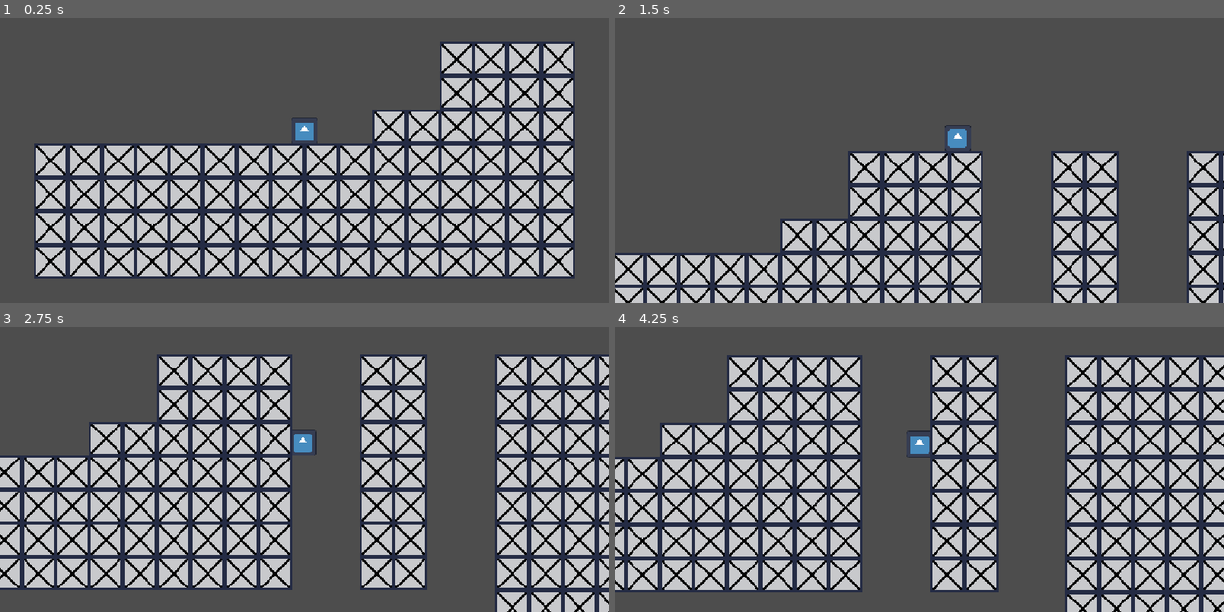
Above: before the commit, frames 1-4 (two rows, left to right).
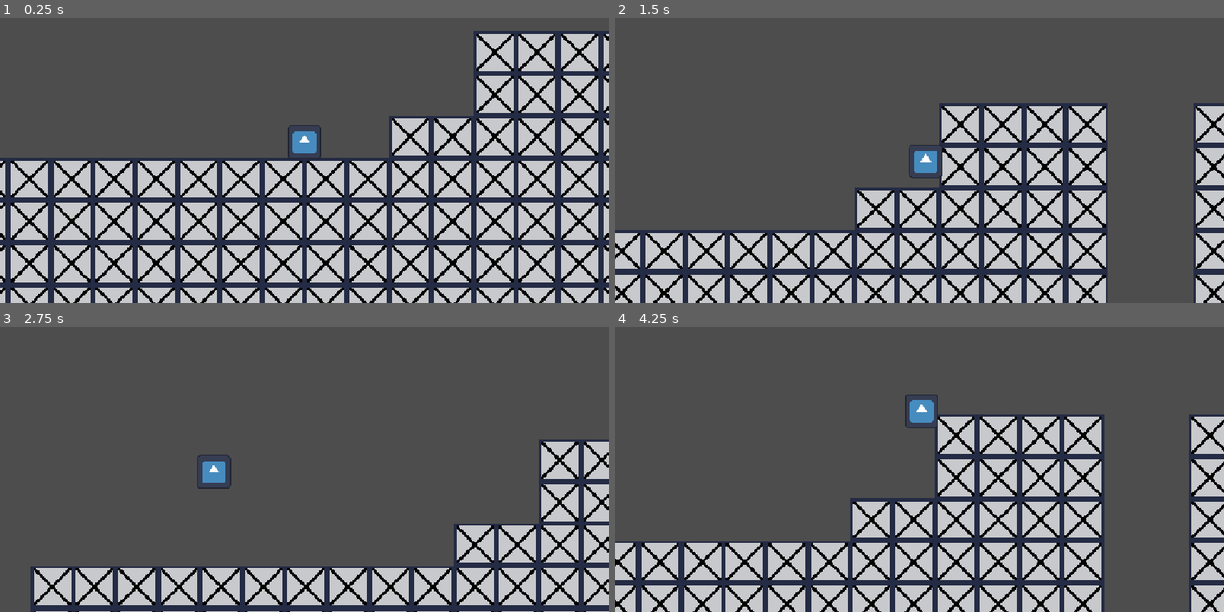
Above: after the commit, the same moments.

Repository: manninga-tech/Alex-M-Vinayak-A-Game-Project
Game: Godot game, scene res://scene/game.tscn
The game is run twice, just before and just after one commit, with the same random seed, the same clock (stepped at 60 frames per second) and the same inputs. The engine's default icon, where the game draws it, is replaced by a stand-in: a white triangle on a blue panel in a dark square.
Inputs:
- Up to frame 1 (0.25 s): no input
- Up to frame 2 (1.5 s): tap Enter (ui_accept) at 0.5, 0.8, 1.35 s; hold Right (ui_right) from 0.53 s (still down); tap Shift (dash) at 0.6 s; tap W (Jump, bound only after the commit) at 0.77, 1.07 s
- Up to frame 3 (2.75 s): tap W (Jump, bound only after the commit) at 1.52, 1.55, 1.82, 2.1 s; release Right (ui_right) at 2.03 s; hold Left (ui_left) from 2.03 s (still down); tap Shift (dash) at 2.3 s
- Up to frame 4 (4.25 s): release Left (ui_left) at 2.78 s; hold Right (ui_right) from 2.78 s (still down); tap Shift (dash) at 2.85 s; tap W (Jump, bound only after the commit) at 3.02, 3.32, 3.77, 3.8, 4.07 s; tap Enter (ui_accept) at 3.05, 3.6 s

The runs differ from the first frame. In frame 1, 47% of the frame differs, in the area x 0-100%, y 4-100%; in frame 2, 32%; in frame 3, 60%; in frame 4, 68%, in the area x 0-100%, y 9-100%.

Commit message:
Reworked Player character

Diff:
--- a/new-game-project/project.godot
+++ b/new-game-project/project.godot
@@ -27,6 +27,24 @@
 "events": [Object(InputEventKey,"resource_local_to_scene":false,"resource_name":"","device":-1,"window_id":0,"alt_press …(195 unchanged characters)…
 ]
 }
+Left={
+"deadzone": 0.2,
+"events": [Object(InputEventKey,"resource_local_to_scene":false,"resource_name":"","device":-1,"window_id":0,"alt_pressed":false,"shift_pressed":false,"ctrl_pressed":false,"meta_pressed":false,"pressed":false,"keycode":0,"physical_keycode":4194319,"key_label":0,"unicode":0,"location":0,"echo":false,"script":null)
+, Object(InputEventKey,"resource_local_to_scene":false,"resource_name":"","device":-1,"window_id":0,"alt_pressed":false,"shift_pressed":false,"ctrl_pressed":false,"meta_pressed":false,"pressed":false,"keycode":0,"physical_keycode":65,"key_label":0,"unicode":97,"location":0,"echo":false,"script":null)
+]
+}
+Right={
+"deadzone": 0.2,
+"events": [Object(InputEventKey,"resource_local_to_scene":false,"resource_name":"","device":-1,"window_id":0,"alt_pressed":false,"shift_pressed":false,"ctrl_pressed":false,"meta_pressed":false,"pressed":false,"keycode":0,"physical_keycode":4194321,"key_label":0,"unicode":0,"location":0,"echo":false,"script":null)
+, Object(InputEventKey,"resource_local_to_scene":false,"resource_name":"","device":-1,"window_id":0,"alt_pressed":false,"shift_pressed":false,"ctrl_pressed":false,"meta_pressed":false,"pressed":false,"keycode":0,"physical_keycode":68,"key_label":0,"unicode":100,"location":0,"echo":false,"script":null)
+]
+}
+Jump={
+"deadzone": 0.2,
+"events": [Object(InputEventKey,"resource_local_to_scene":false,"resource_name":"","device":-1,"window_id":0,"alt_pressed":false,"shift_pressed":false,"ctrl_pressed":false,"meta_pressed":false,"pressed":false,"keycode":0,"physical_keycode":87,"key_label":0,"unicode":119,"location":0,"echo":false,"script":null)
+, Object(InputEventKey,"resource_local_to_scene":false,"resource_name":"","device":-1,"window_id":0,"alt_pressed":false,"shift_pressed":false,"ctrl_pressed":false,"meta_pressed":false,"pressed":false,"keycode":0,"physical_keycode":32,"key_label":0,"unicode":32,"location":0,"echo":false,"script":null)
+]
+}
 
 [physics]
 
--- a/new-game-project/scene/character_body_2d.tscn
+++ /dev/null
@@ -1,26 +0,0 @@
-[gd_scene format=3 uid="uid://1g72rhwn65p0"]
-
-[ext_resource type="Script" uid="uid://dtfwvgkai6iy5" path="res://scripts/character_body_2d.gd" id="1_qug0s"]
-[ext_resource type="Texture2D" uid="uid://4q335xxs2p" path="res://asset/icon.svg" id="2_gd05a"]
-
-[sub_resource type="CapsuleShape2D" id="CapsuleShape2D_nq2aw"]
-height = 24.0
-
-[node name="CharacterBody2D" type="CharacterBody2D" unique_id=336442291]
-script = ExtResource("1_qug0s")
-
-[node name="Sprite2D" type="Sprite2D" parent="." unique_id=1028043697]
-scale = Vector2(0.2, 0.2)
-texture = ExtResource("2_gd05a")
-
-[node name="CollisionShape2D" type="CollisionShape2D" parent="." unique_id=416577580]
-shape = SubResource("CapsuleShape2D_nq2aw")
-
-[node name="Dashtimer" type="Timer" parent="." unique_id=912522504]
-wait_time = 0.12
-
-[node name="CooldownDash" type="Timer" parent="." unique_id=1392009274]
-wait_time = 2.0
-
-[connection signal="timeout" from="Dashtimer" to="." method="_on_dashtimer_timeout"]
-[connection signal="timeout" from="CooldownDash" to="." method="_on_cooldown_dash_timeout"]
--- a/new-game-project/scene/game.tscn
+++ b/new-game-project/scene/game.tscn
@@ -1,15 +1,16 @@
 [gd_scene format=3 uid="uid://c6bpwcv75jjdp"]
 
-[ext_resource type="PackedScene" uid="uid://1g72rhwn65p0" path="res://scene/character_body_2d.tscn" id="1_5kiuu"]
+[ext_resource type="PackedScene" uid="uid://dp07sl4gefcbx" path="res://scene/Player.tscn" id="2_33cqm"]
 [ext_resource type="PackedScene" uid="uid://h1w45ueb2cp5" path="res://scene/level_test.tscn" id="2_dbls1"]
 
 [node name="Game" type="Node2D" unique_id=1655957711]
 
-[node name="CharacterBody2D" parent="." unique_id=336442291 instance=ExtResource("1_5kiuu")]
-position = Vector2(0, -8)
+[node name="Level_test" parent="." unique_id=1047081921 instance=ExtResource("2_dbls1")]
+position = Vector2(0, 8)
 
-[node name="Camera2D" type="Camera2D" parent="CharacterBody2D" unique_id=522802160]
-zoom = Vector2(2, 2)
+[node name="CharacterBody2D" parent="." unique_id=336442291 instance=ExtResource("2_33cqm")]
+position = Vector2(0, -19)
+
+[node name="Camera2D" type="Camera2D" parent="CharacterBody2D" unique_id=255475352]
+zoom = Vector2(2.5, 2.5)
 position_smoothing_enabled = true
-
-[node name="Level_test" parent="." unique_id=1047081921 instance=ExtResource("2_dbls1")]
--- /dev/null
+++ b/new-game-project/scene/player.tscn
@@ -0,0 +1,33 @@
+[gd_scene format=3 uid="uid://dp07sl4gefcbx"]
+
+[ext_resource type="Script" uid="uid://dyinut40ngu8w" path="res://scripts/player.gd" id="1_hjaqi"]
+[ext_resource type="Texture2D" uid="uid://4q335xxs2p" path="res://asset/icon.svg" id="2_fvtld"]
+
+[sub_resource type="CapsuleShape2D" id="CapsuleShape2D_nq2aw"]
+height = 24.0
+
+[node name="CharacterBody2D" type="CharacterBody2D" unique_id=336442291]
+script = ExtResource("1_hjaqi")
+
+[node name="Sprite2D" type="Sprite2D" parent="." unique_id=1028043697]
+scale = Vector2(0.2, 0.2)
+texture = ExtResource("2_fvtld")
+
+[node name="CollisionShape2D" type="CollisionShape2D" parent="." unique_id=416577580]
+shape = SubResource("CapsuleShape2D_nq2aw")
+
+[node name="DashDurationTimer" type="Timer" parent="." unique_id=912522504]
+wait_time = 0.15
+one_shot = true
+
+[node name="CooldownDash" type="Timer" parent="." unique_id=1392009274]
+wait_time = 2.0
+one_shot = true
+
+[node name="DashEffectTimer" type="Timer" parent="." unique_id=409331132]
+wait_time = 0.1
+
+[connection signal="timeout" from="DashDurationTimer" to="." method="_on_dash_duration_timer_timeout"]
+[connection signal="timeout" from="DashDurationTimer" to="." method="_on_dashtimer_timeout"]
+[connection signal="timeout" from="CooldownDash" to="." method="_on_cooldown_dash_timeout"]
+[connection signal="timeout" from="DashEffectTimer" to="." method="_on_dash_effect_timer_timeout"]
--- a/new-game-project/scripts/character_body_2d.gd
+++ /dev/null
@@ -1,71 +0,0 @@
-extends CharacterBody2D
-
-
-var SPEED = 200.0
-const JUMP_VELOCITY = -320.0
-
-var can_dash : bool = true
-var is_dashing : bool = false
-var dash_jump = 1
-
-@onready var dash_cooldown : Timer = $Timer
-
-func _physics_process(delta: float) -> void:
-
-
-
-
-
-	# Add the gravity.
-	if not is_on_floor():
-		velocity += get_gravity() * delta * 0.9
-
-
-
-	if is_on_floor():
-		dash_jump = 1
-		is_dashing = false
-
-	# Handle jump.
-	if Input.is_action_just_pressed("ui_accept"):
-		if is_on_floor():
-			velocity.y = JUMP_VELOCITY
-		elif is_dashing and dash_jump > 0:
-			velocity.y = JUMP_VELOCITY
-			dash_jump -= 1
-
-	# Get the input direction and handle the movement/deceleration.
-	# As good practice, you should replace UI actions with custom gameplay actions.
-	var direction := Input.get_axis("ui_left", "ui_right")
-	if direction:
-		velocity.x = direction * SPEED
-	else:
-		velocity.x = move_toward(velocity.x, 0, SPEED)
-
-	if Input.is_action_just_pressed("dash") and can_dash:
-		$Dashtimer.start()
-		SPEED *= 5
-		is_dashing = true
-		can_dash = false
-
-
-
-		if direction > 0:
-			velocity.x = direction * SPEED
-		elif direction < 0:
-			velocity.x = direction * SPEED
-		elif direction == 0:
-			velocity.y = JUMP_VELOCITY * 1.3
-		$CooldownDash.start()
-
-
-	move_and_slide()
-
-
-func _on_dashtimer_timeout() -> void:
-
-	SPEED = 200.0
-
-
-func _on_cooldown_dash_timeout() -> void:
-	can_dash = true
--- /dev/null
+++ b/new-game-project/scripts/player.gd
@@ -0,0 +1,71 @@
+extends CharacterBody2D
+
+
+const SPEED = 270.0
+const JUMP_VELOCITY = -400.0
+
+@onready var dash_duration_timer: Timer = $DashDurationTimer
+@onready var cooldown_dash: Timer = $CooldownDash
+@onready var dash_effect_timer: Timer = $DashEffectTimer
+
+var direction = 0
+var is_dashing = false
+var can_dash = true
+var dash_speed = 4
+
+func get_direction():
+	if not is_dashing:
+		direction = Input.get_axis("Left", "Right")
+
+func dash():
+	if (Input.is_action_just_pressed("dash") and can_dash and direction != 0):
+		is_dashing = true
+		can_dash = false
+		cooldown_dash.start()
+		dash_duration_timer.start()
+		dash_effect_timer.start()
+
+	if is_dashing:
+		velocity.x = direction * SPEED * dash_speed
+		velocity.y = 0
+
+
+func _physics_process(delta: float) -> void:
+	add_gravity(delta)
+	dash()
+	get_direction()
+	jump()
+	run()
+
+
+
+
+
+	move_and_slide()
+
+func jump():
+		# Handle jump.
+	if Input.is_action_just_pressed("Jump") and is_on_floor():
+		velocity.y = JUMP_VELOCITY
+
+func add_gravity(delta):
+	# Add the gravity.
+	if not is_on_floor() and not is_dashing:
+		velocity += get_gravity() * delta
+
+func run():
+	if is_dashing:
+		return
+
+	if direction:
+		velocity.x = direction * SPEED
+	else:
+		velocity.x = move_toward(velocity.x, 0, SPEED)
+
+
+func _on_dash_duration_timer_timeout() -> void:
+	is_dashing = false
+	dash_effect_timer.stop()
+
+func _on_dash_effect_timer_timeout() -> void:
+	can_dash = true
Not shown, removed: new-game-project/scripts/character_body_2d.gd.uid
Not shown, added: new-game-project/scripts/player.gd.uid
